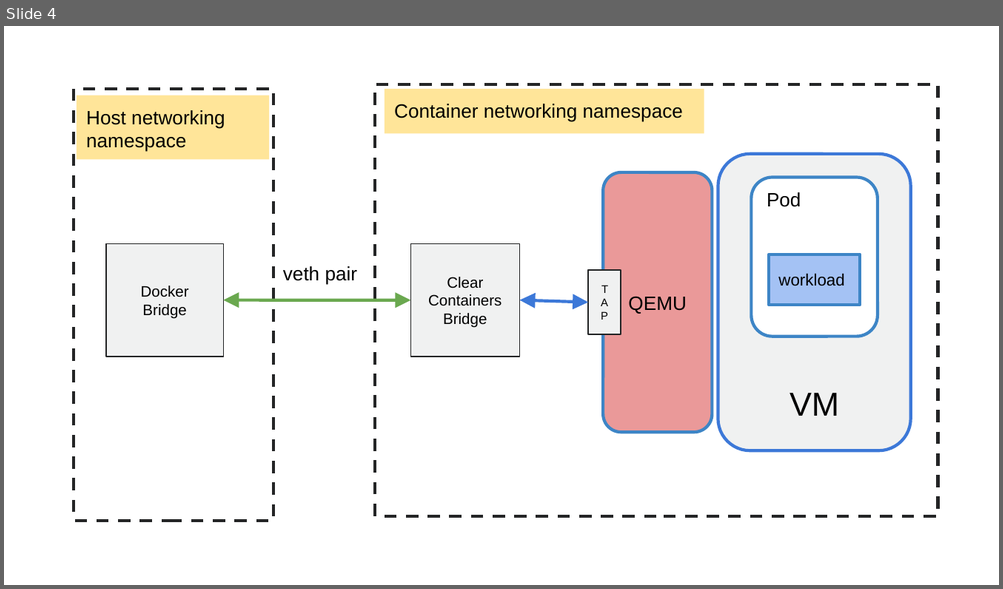
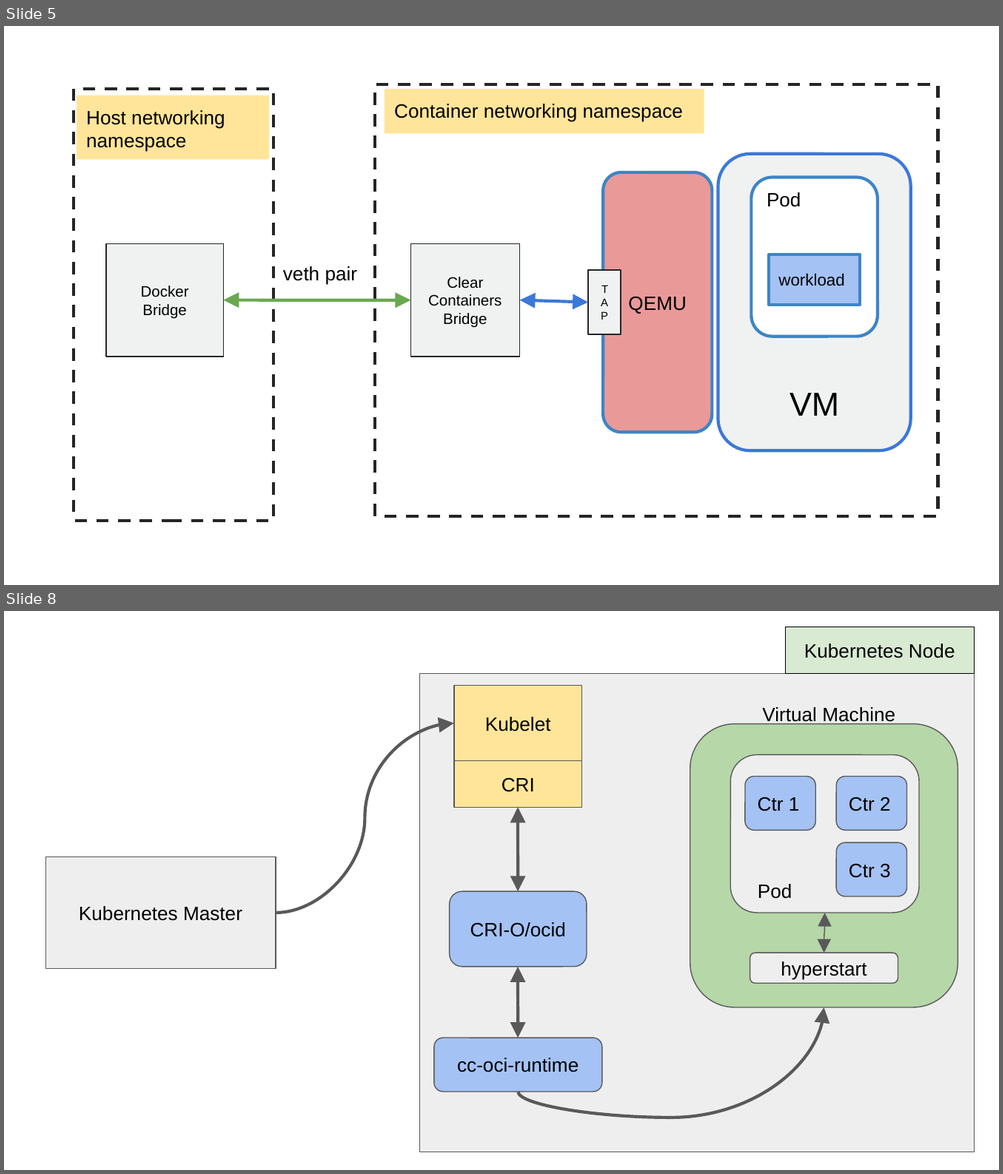
Before and after one commit to intel/cc-oci-runtime, a slide deck: documentation/architecture-diagrams.odp. Shown one above the other, each under a label of ours: slide 4 before the commit, slides 5 and 8 after it; the slides between them are not shown. The pictures are 1003x589 and 1003x1174 pixels, drawn with LibreOffice and Linux fonts; fonts in the diff are those of the drawing. Boxes give left, top, right and bottom in pixels: in the first picture for what was removed or moved away, otherwise in the second. Text is boxed around its words. In the diff, an @@ line names an element or a change of style, - is before the commit and + after.

```diff
--- a/documentation/architecture-diagrams.odp
+++ b/documentation/architecture-diagrams.odp
@@ slide 8 added at box(4, 611, 999, 1170), background #FFFFFF @@
@@ rectangle added at box(785, 627, 973, 674), fill #D9EAD3, outline #000000 0.74 pt, 14 pt, text #000000 @@
+Kubernetes Node
@@ rectangle added at box(420, 674, 973, 1152), fill #EEEEEE, outline #595959 0.74 pt @@
@@ rectangle added at box(453, 686, 582, 761), fill #FFE599, outline #595959 0.74 pt, 14 pt, text #000000 @@
+Kubelet
@@ text added at box(762, 707, 895, 726), 14 pt, text #000000 @@
+Virtual Machine
@@ curved arrow added from (276, 914) to (453, 723), #595959 2.24 pt @@
@@ rounded rectangle added at box(690, 724, 958, 1008), fill #B6D7A8, outline #595959 0.74 pt @@
@@ rectangle added at box(453, 761, 582, 808), fill #FFE599, outline #595959 0.74 pt, 14 pt, text #000000 @@
+CRI
@@ rounded rectangle added at box(730, 755, 918, 914), fill #EEEEEE, outline #595959 0.74 pt @@
@@ rounded rectangle added at box(745, 776, 816, 830), fill #A4C2F4, outline #595959 0.74 pt, 14 pt, text #000000 @@
+Ctr 1
@@ rounded rectangle added at box(836, 776, 906, 830), fill #A4C2F4, outline #595959 0.74 pt, 14 pt, text #000000 @@
+Ctr 2
@@ curved double arrow added from (518, 891) to (518, 807), #595959 2.24 pt @@
@@ rounded rectangle added at box(836, 843, 906, 897), fill #A4C2F4, outline #595959 0.74 pt, 14 pt, text #000000 @@
+Ctr 3
@@ rectangle added at box(45, 857, 276, 968), fill #EEEEEE, outline #595959 0.74 pt, 14 pt, text #000000 @@
+Kubernetes Master
@@ rounded rectangle added at box(449, 891, 587, 967), fill #A4C2F4, outline #595959 0.74 pt, 14 pt, text #000000 @@
+CRI-O/ocid
@@ text added at box(757, 884, 792, 899), 14 pt, text #000000 @@
+Pod
@@ curved double arrow added from (823, 953) to (825, 914), #595959 0.74 pt @@
@@ rounded rectangle added at box(750, 953, 898, 984), fill #EEEEEE, outline #595959 0.74 pt, 14 pt, text #000000 @@
+hyperstart
@@ curved double arrow added from (518, 1038) to (518, 967), #595959 2.24 pt @@
@@ curved arrow added from (518, 1092) to (823, 1008), #595959 2.24 pt @@
@@ rounded rectangle added at box(434, 1038, 602, 1091), fill #A4C2F4, outline #595959 0.74 pt, 14 pt, text #000000 @@
+cc-oci-runtime
@@ what was slide 4 is now slide 5 @@
```
Also in this commit, not shown: 3 slides changed, 1 other slide added, 1 other file.
